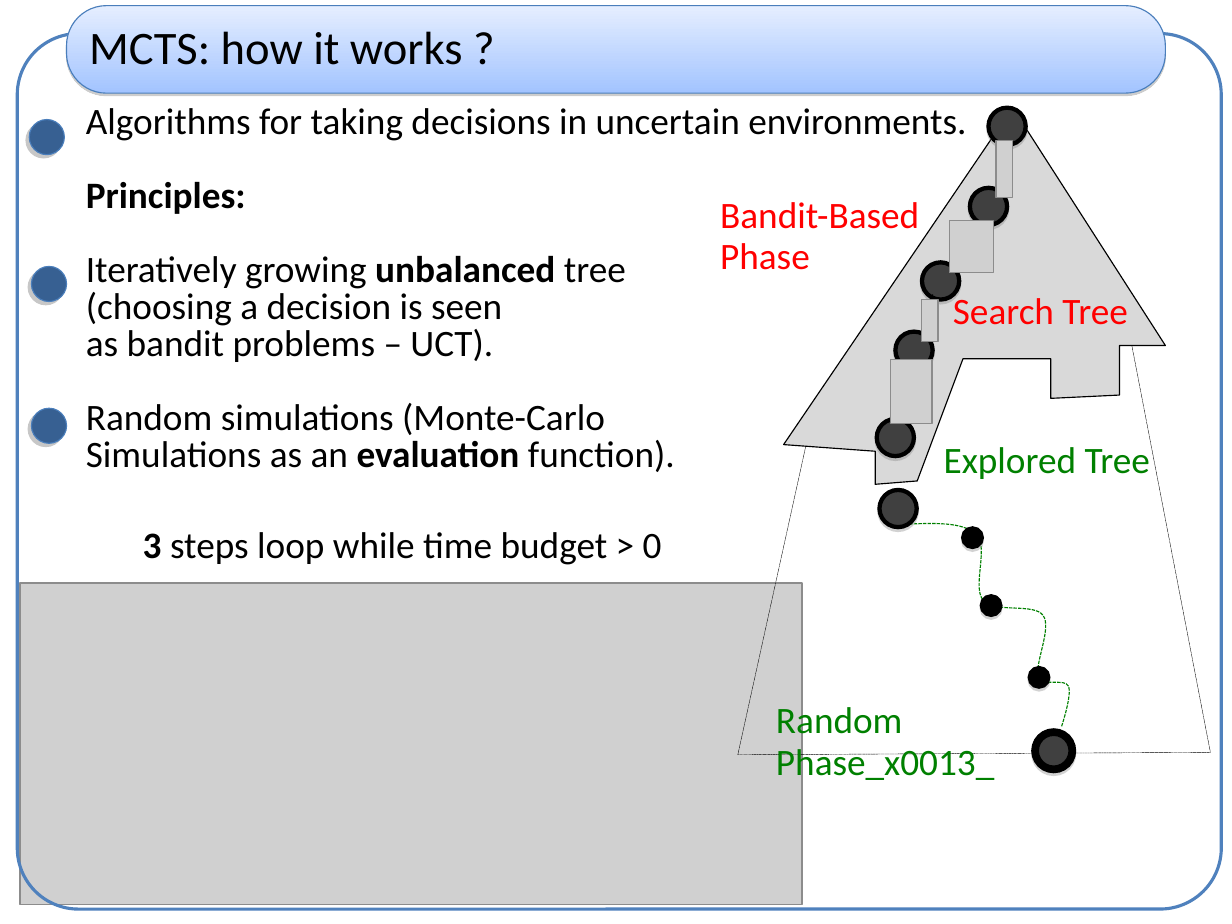
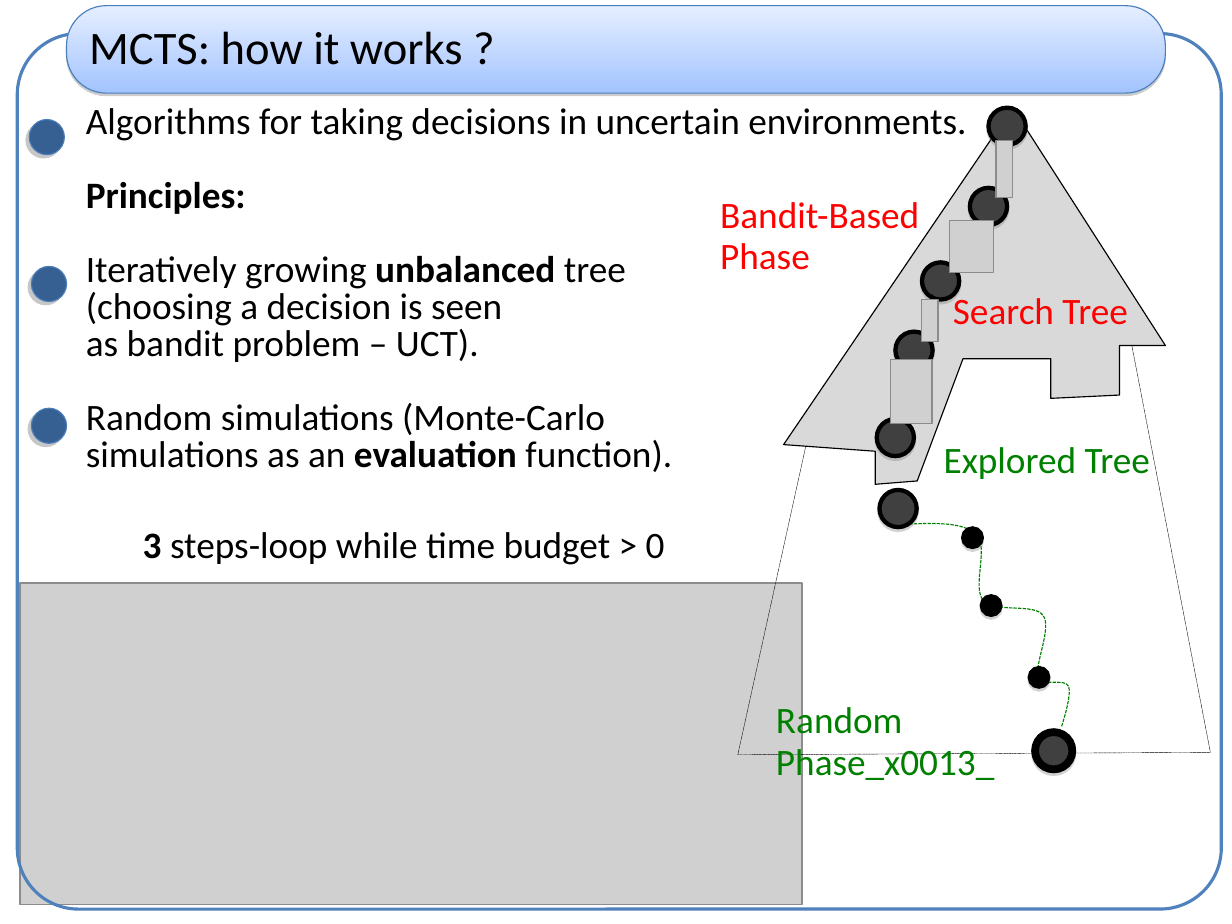
Before and after one commit to haspeleo/Android-Dev, a slide deck: slide 4 of MCTS/mcts_xp.ppt. Drawn at 1232x924 pixels with LibreOffice and Linux fonts; fonts in the diff are those of the drawing; grey boxes stand for pictures; background and template pictures are left out. Boxes give left, top, right and bottom in pixels: in the first picture for what was removed or moved away, otherwise in the second. Text is boxed around its words. In the diff, an @@ line names an element or a change of style, - is before the commit and + after.

Commit message:
final slides

```diff
--- a/MCTS/mcts_xp.ppt
+++ b/MCTS/mcts_xp.ppt
@@ text at box(86, 325, 479, 362): text changed @@
-as bandit problems – UCT).
+as bandit problem – UCT).
@@ text at box(86, 440, 672, 472): text changed @@
-Simulations as an evaluation function).
+simulations as an evaluation function).
@@ text at box(143, 532, 665, 565): text changed @@
-3 steps loop while time budget > 0
+3 steps-loop while time budget > 0
```
